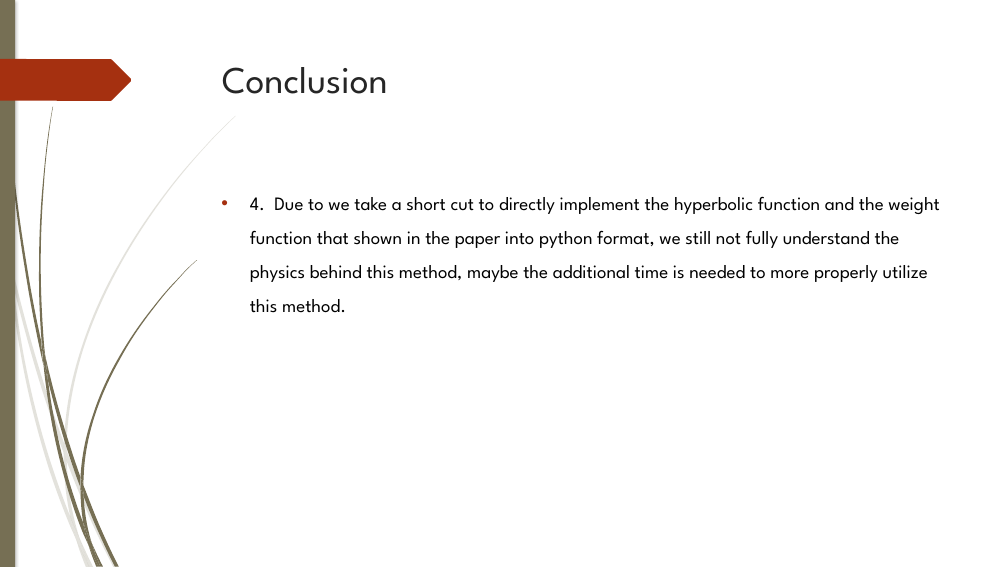
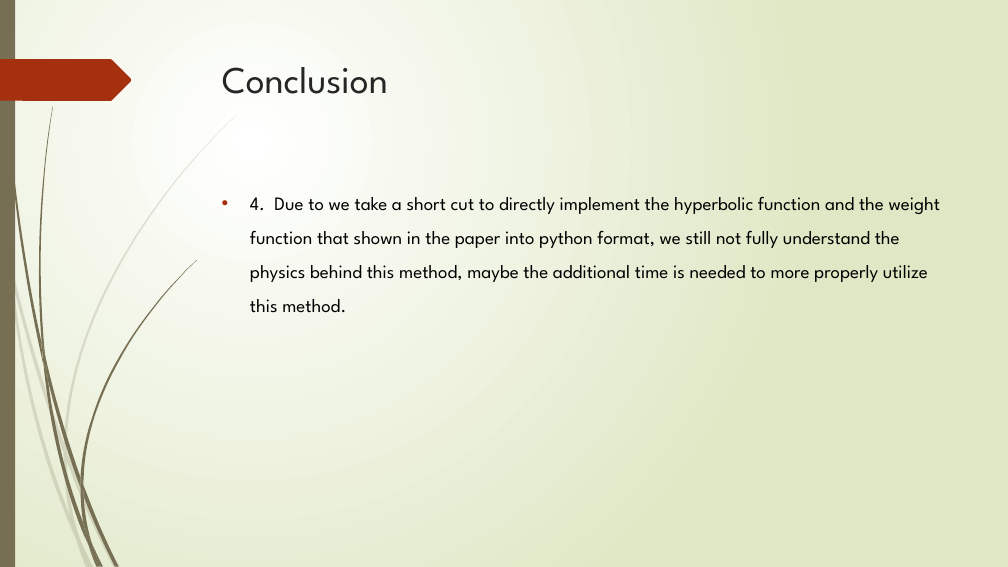
Before and after one commit to TsunSungKuo/ComputAstroPhys_GroupReport, a slide deck: slide 28 of ca_team_project.pptx. Drawn at 1008x567 pixels with LibreOffice and Linux fonts; fonts in the diff are those of the drawing. Boxes give left, top, right and bottom in pixels: in the first picture for what was removed or moved away, otherwise in the second. Text is boxed around its words. In the diff, an @@ line names an element or a change of style, - is before the commit and + after.

```diff
--- a/ca_team_project.pptx
+++ b/ca_team_project.pptx
@@ background #FFFFFF to gradient #FFFFFF to #DFE8C4 @@
@@ rectangle at (x1=0, y1=0, x2=15, y2=567): shadow off @@
@@ outline redrawn in 13 elements at (x1=11, y1=261, x2=64, y2=453), (x1=67, y1=451, x2=117, y2=567), (x1=8, y1=265, x2=76, y2=540), (x1=64, y1=453, x2=79, y2=538), (x1=64, y1=116, x2=236, y2=451), (x1=70, y1=516, x2=90, y2=567), (x1=2, y1=0, x2=43, y2=364), (x1=83, y1=485, x2=119, y2=566), (x1=39, y1=107, x2=53, y2=357), (x1=80, y1=260, x2=197, y2=485), (x1=80, y1=488, x2=91, y2=544), (x1=80, y1=477, x2=83, y2=496), (x1=0, y1=59, x2=132, y2=101) @@
@@ text "4. Due to we take ..." at (x1=250, y1=196, x2=940, y2=313): indent changed @@
```
Also in this commit, not shown: 33 other slides changed.
